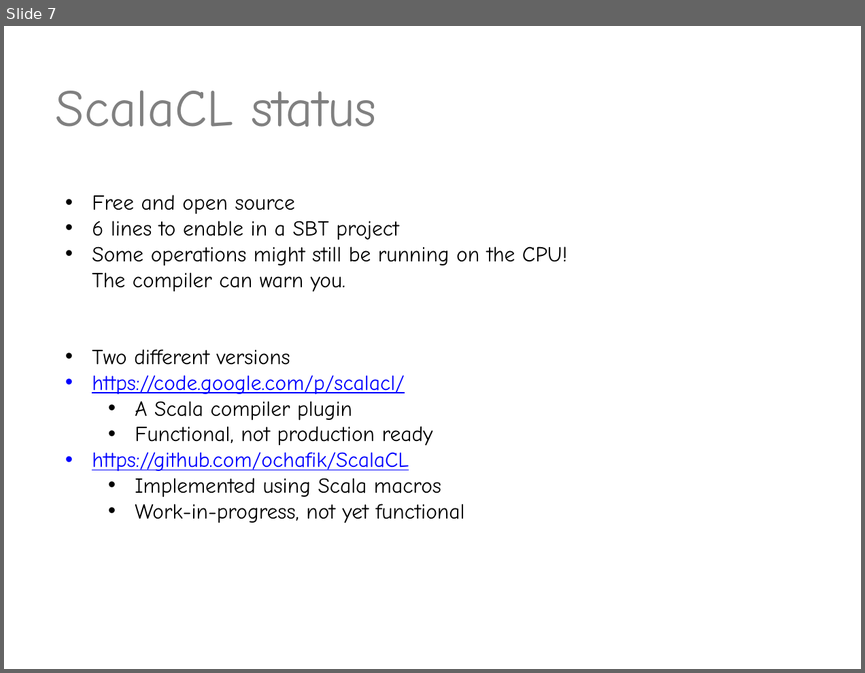
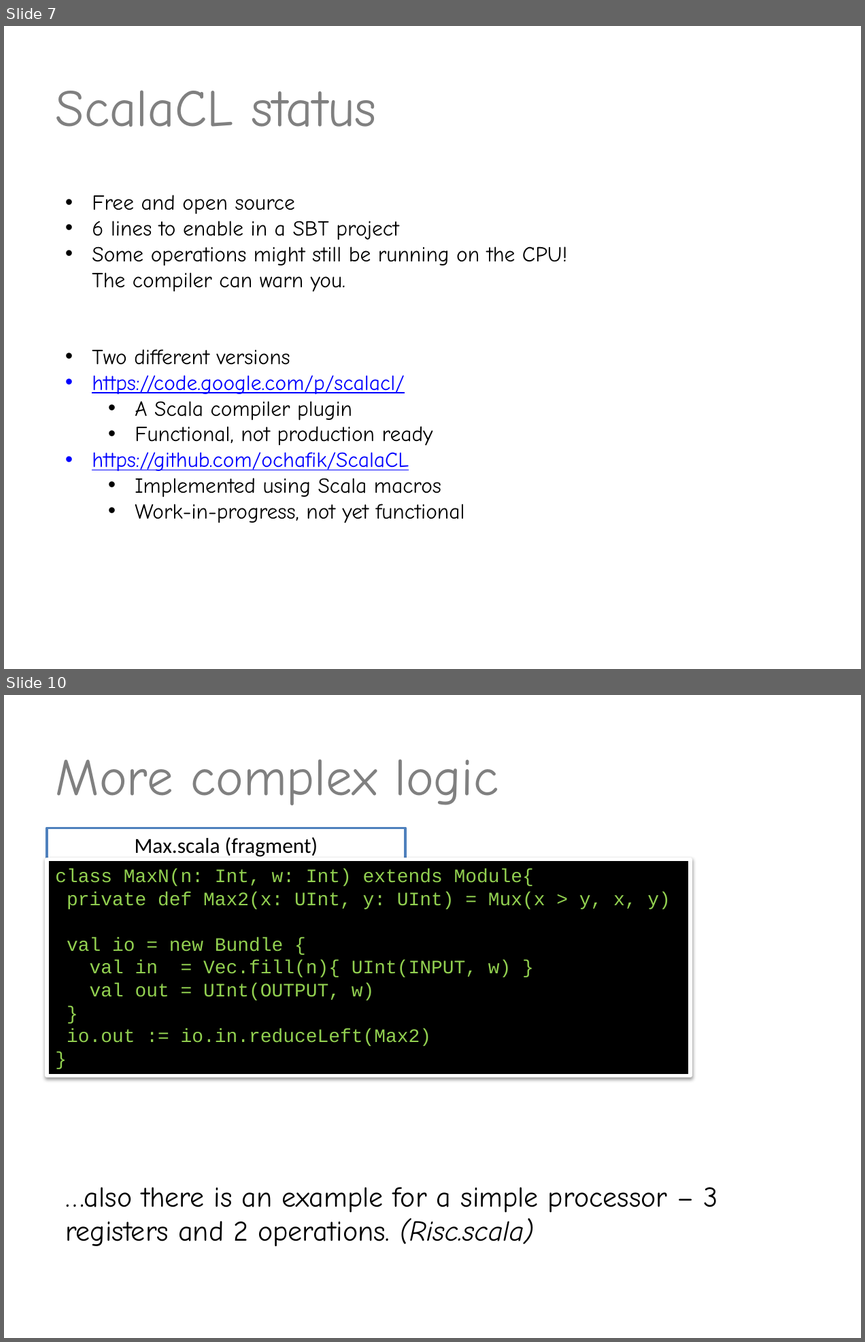
Before and after one commit to valdisxp1/scalaCL-chisel-presentation, a slide deck: ScalaCL_Chissel.pptx. Shown one above the other, each under a label of ours: slide 7 before the commit, slides 7 and 10 after it; the slides between them are not shown. The pictures are 865x673 and 865x1342 pixels, drawn with LibreOffice and Linux fonts; fonts in the diff are those of the drawing. Boxes give left, top, right and bottom in pixels: in the first picture for what was removed or moved away, otherwise in the second. Text is boxed around its words. In the diff, an @@ line names an element or a change of style, - is before the commit and + after.

```diff
--- a/ScalaCL_Chissel.pptx
+++ b/ScalaCL_Chissel.pptx
@@ slide 10 added at [4,695,861,1338], background #FFFFFF @@
@@ title added at [56,759,498,805], 44 pt, text #808080 @@
+More complex logic
@@ rectangle added at [47,828,405,861], fill #FFFFFF, outline #4F81BD 2 pt, 18 pt, text #000000 @@
+Max.scala (fragment)
@@ rectangle added at [47,860,690,1075], fill #000000, outline #FFFFFF 3 pt, 16 pt, text #92D050 @@
+class MaxN(n: Int, w: Int) extends Module{
+private def Max2(x: UInt, y: UInt) = Mux(x > y, x, y)
+val io = new Bundle {
+val in = Vec.fill(n){ UInt(INPUT, w) }
+val out = UInt(OUTPUT, w)
+}
+io.out := io.in.reduceLeft(Max2)
+}
@@ text added at [65,1187,718,1246], 24 pt, text #000000 @@
+…also there is an example for a simple processor – 3 registers and 2 operations. (Risc.scala)
```
Also in this commit, not shown: 2 slides changed, 3 other slides added, 1 slide removed.
